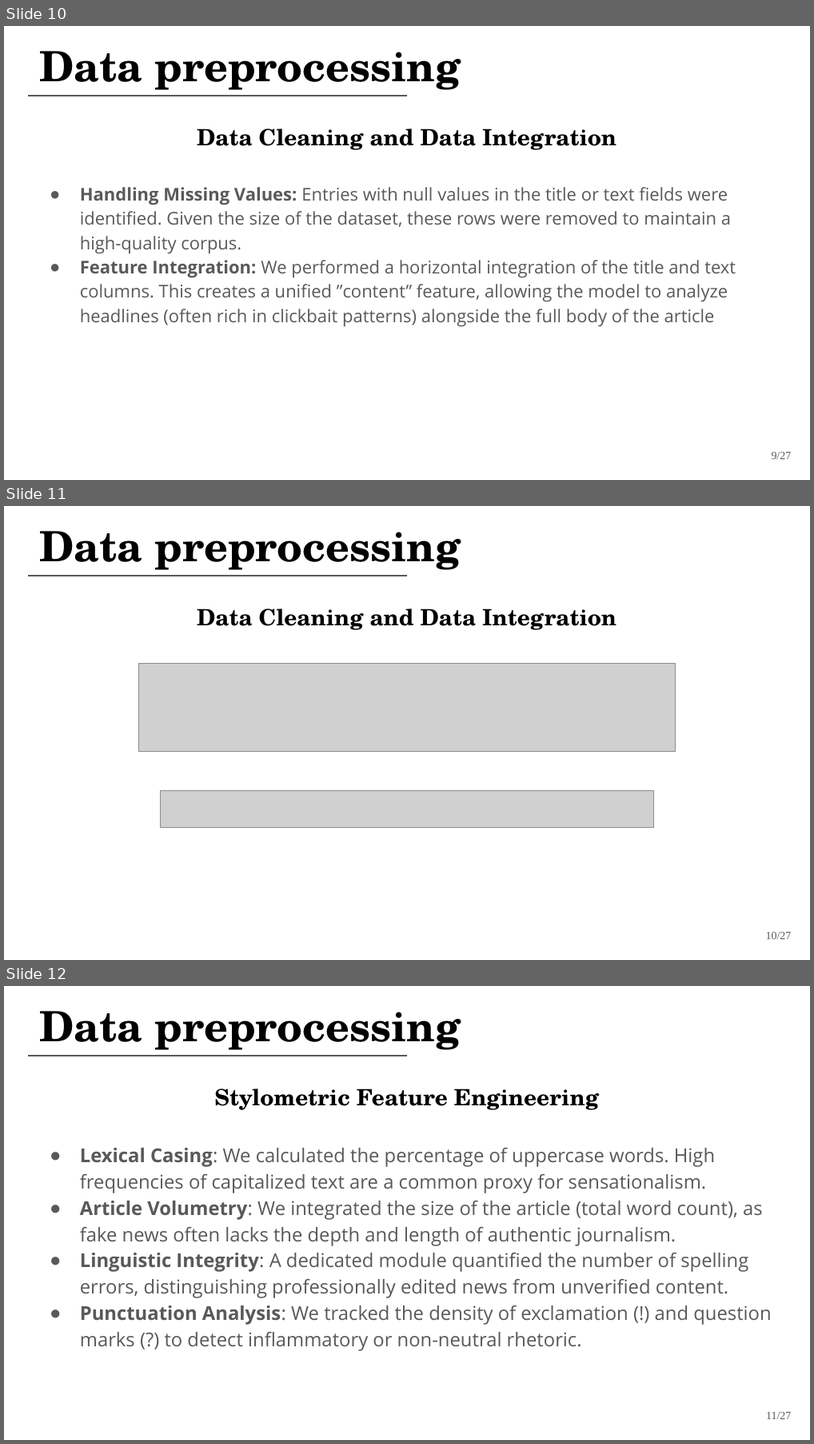
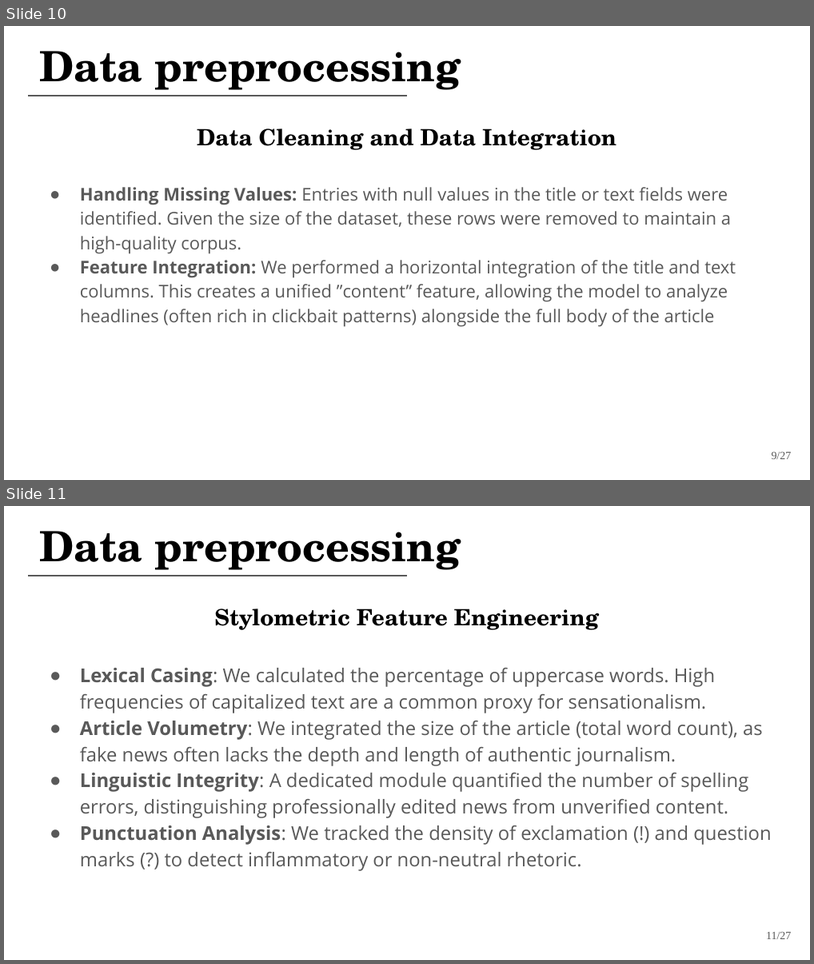
Before and after one commit to jackomazi/data-mining-and-machine-learning-project, a slide deck: fake_news_detector_presentation.pptx. Shown one above the other, each under a label of ours: slides 10, 11 and 12 before the commit, slides 10 and 11 after it. The pictures are 814x1444 and 814x964 pixels, drawn with LibreOffice and Linux fonts; fonts in the diff are those of the drawing; grey boxes stand for pictures. Boxes give left, top, right and bottom in pixels: in the first picture for what was removed or moved away, otherwise in the second. Text is boxed around its words. In the diff, an @@ line names an element or a change of style, - is before the commit and + after.

```diff
--- a/fake_news_detector_presentation.pptx
+++ b/fake_news_detector_presentation.pptx
@@ slide 11 removed at bbox=[4, 506, 810, 960], background #FFFFFF @@
@@ title removed at bbox=[39, 531, 462, 570] @@
-Data preprocessing
@@ line removed from (28, 576) to (407, 576) @@
@@ text removed at bbox=[197, 608, 617, 630] @@
-Data Cleaning and Data Integration
@@ picture removed at bbox=[138, 664, 675, 752] @@
@@ picture removed at bbox=[161, 791, 654, 828] @@
@@ text removed at bbox=[766, 931, 792, 939] @@
-10/27
@@ what was slide 12 is now slide 11 @@
```
Also in this commit, not shown: 1 slide changed, 4 other slides removed, 1 other file.
